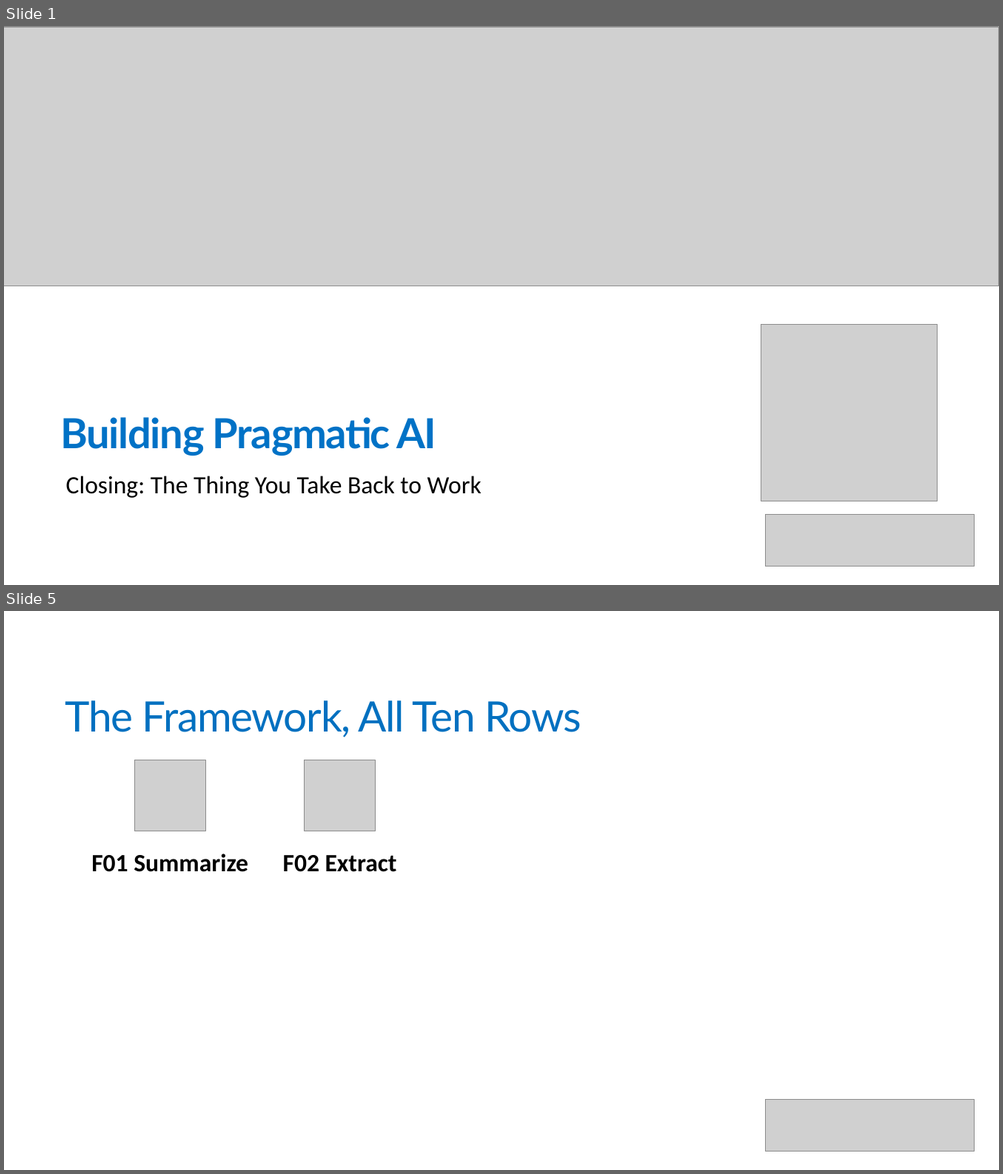
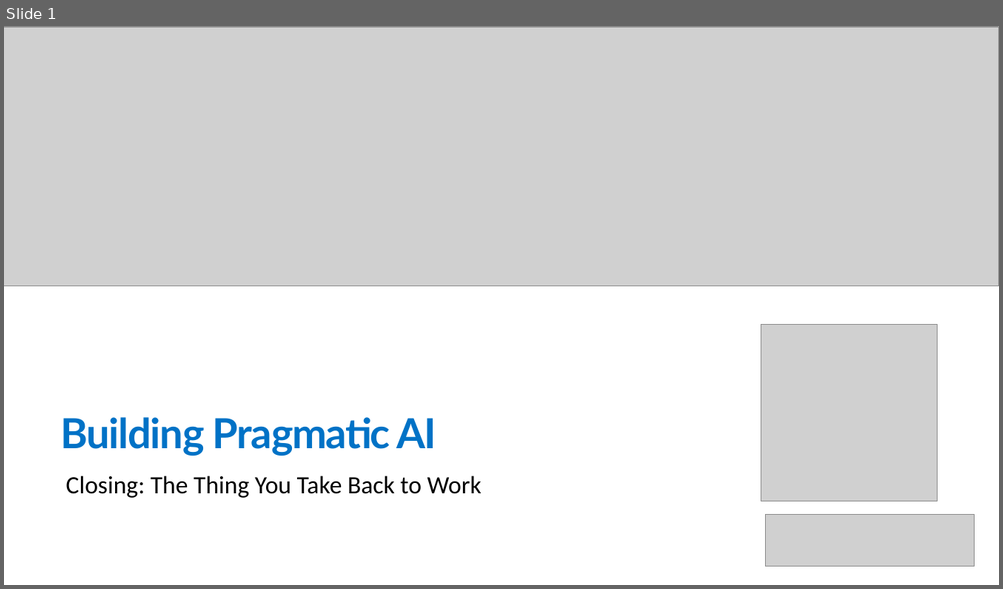
Before and after one commit to trailheadtechnology/10-ai-features-workshop, a slide deck: modules/M5-closing/M5-closing.pptx. Shown one above the other, each under a label of ours: slides 1 and 5 before the commit, slide 1 after it; the slides between them are not shown. The pictures are 1003x1174 and 1003x589 pixels, drawn with LibreOffice and Linux fonts; fonts in the diff are those of the drawing; grey boxes stand for pictures. Boxes give left, top, right and bottom in pixels: in the first picture for what was removed or moved away, otherwise in the second. Text is boxed around its words. In the diff, an @@ line names an element or a change of style, - is before the commit and + after.

```diff
--- a/modules/M5-closing/M5-closing.pptx
+++ b/modules/M5-closing/M5-closing.pptx
@@ slide 5 removed at box(4, 611, 999, 1170), background #FFFFFF @@
@@ title removed at box(65, 701, 581, 738) @@
-The Framework, All Ten Rows
@@ picture removed at box(134, 760, 205, 831) @@
@@ picture removed at box(304, 760, 375, 831) @@
@@ text removed at box(91, 854, 248, 872) @@
-F01 Summarize
@@ text removed at box(283, 855, 397, 872) @@
-F02 Extract
@@ picture removed at box(765, 1099, 974, 1152) @@
```
Also in this commit, not shown: 9 slides changed, 21 other slides removed, 9 other files.
